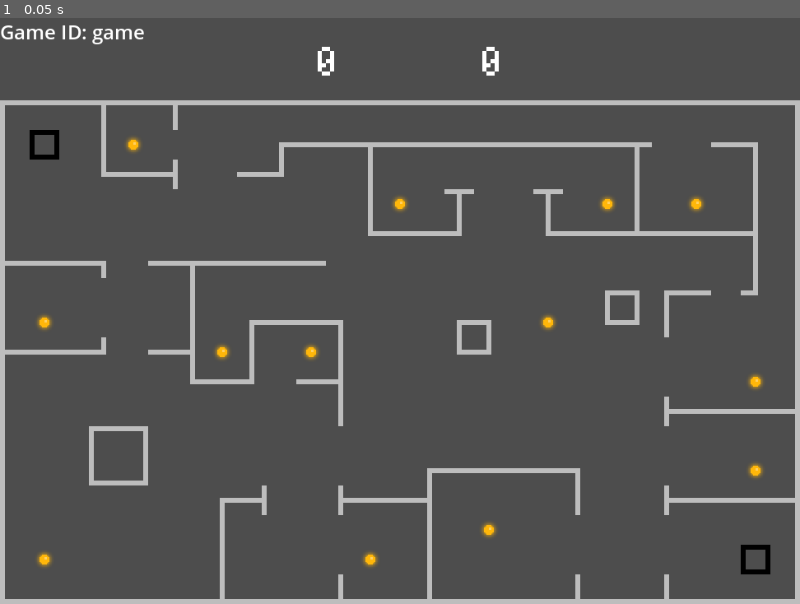
Above: before the commit, frame 1.
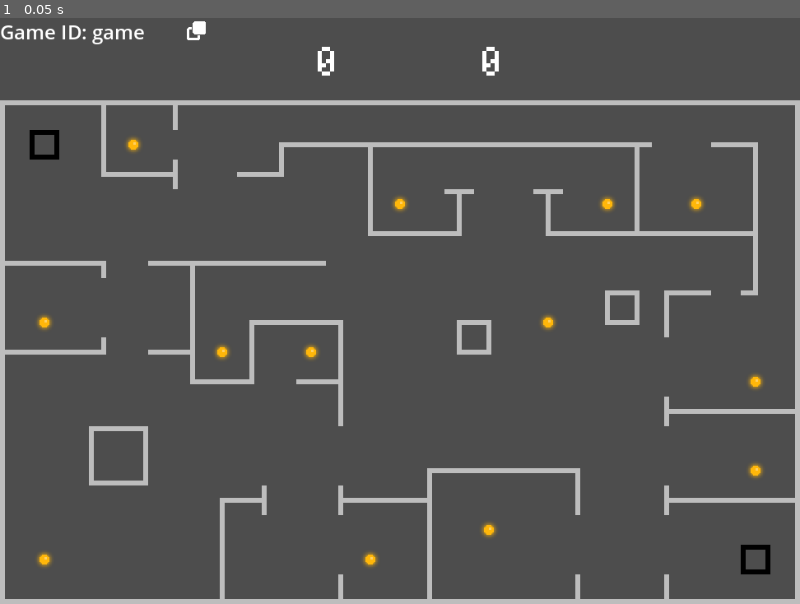
Above: after the commit, the same moment.

Repository: Kowagatte/TDClient
Game: Godot game, scene res://nodes/game.tscn
Two runs of this game, one before a commit and one after it. Both use one fixed random seed, a clock stepped at 60 frames per second and the inputs below. This scene is started directly instead of the project's main scene.
Inputs:
- Up to frame 1 (0.05 s): no input

The runs differ from the first frame. In frame 1, less than 0.1% of the frame differs, in the area x 23-26%, y 0-4%.

Commit message:
Added CopyID button
There is now a button to copy the games ID

Diff:
--- a/nodes/game.tscn
+++ b/nodes/game.tscn
@@ -6,6 +6,7 @@
 [ext_resource type="Script" path="res://scripts/player.gd" id="4_cfh87"]
 [ext_resource type="FontFile" uid="uid://dap64sbpa6nsy" path="res://resources/fonts/BitPotionExt.ttf" id="5_a5ph3"]
 [ext_resource type="Script" path="res://scripts/starting.gd" id="6_swgfx"]
+[ext_resource type="Texture2D" uid="uid://r80h1miv6k63" path="res://resources/copy.png" id="7_sodr4"]
 
 [node name="game" type="Node2D"]
 script = ExtResource("1_jiiyw")
@@ -135,3 +136,18 @@
 offset_bottom = 37.0
 theme_override_font_sizes/font_size = 24
 text = "Game ID: 00000000"
+
+[node name="copyID" type="Button" parent="Control/gameID"]
+layout_mode = 1
+anchors_preset = -1
+anchor_left = 1.066
+anchor_top = 0.424
+anchor_right = 1.066
+anchor_bottom = 0.424
+offset_left = -11.784
+offset_top = -11.688
+offset_right = 508.216
+offset_bottom = 508.312
+scale = Vector2(0.045, 0.045)
+icon = ExtResource("7_sodr4")
+flat = true
--- a/scripts/game.gd
+++ b/scripts/game.gd
@@ -20,7 +20,7 @@
 @rpc("any_peer")
 func spawn_enemy(id):
 	var player = load("res://nodes/enemy.tscn").instantiate()
-	player.name = String.num_int64(id)
+	player.name = str(id)
 	get_node("map/players").add_child(player)
 
 	var bullet = load("res://nodes/bullet.tscn").instantiate()
@@ -53,8 +53,9 @@
 func _ready():
 	var gameid = get_node("Control/gameID") as Label
 	gameid.text = "Game ID: " + self.name
+	$Control/gameID/copyID.pressed.connect(func _c(): DisplayServer.clipboard_set(self.name))
 
 @rpc("any_peer")
 func updateScore(score):
-	get_node("scoreboard/playerOneScore").text = String.num_int64(score[0])
-	get_node("scoreboard/playerTwoScore").text = String.num_int64(score[1])
+	get_node("scoreboard/playerOneScore").text = str(score[0])
+	get_node("scoreboard/playerTwoScore").text = str(score[1])
Not shown: 1 places in nodes/game.tscn that only renumber resources
Binary file added: resources/copy.png
Not shown, added: resources/copy.png.import
